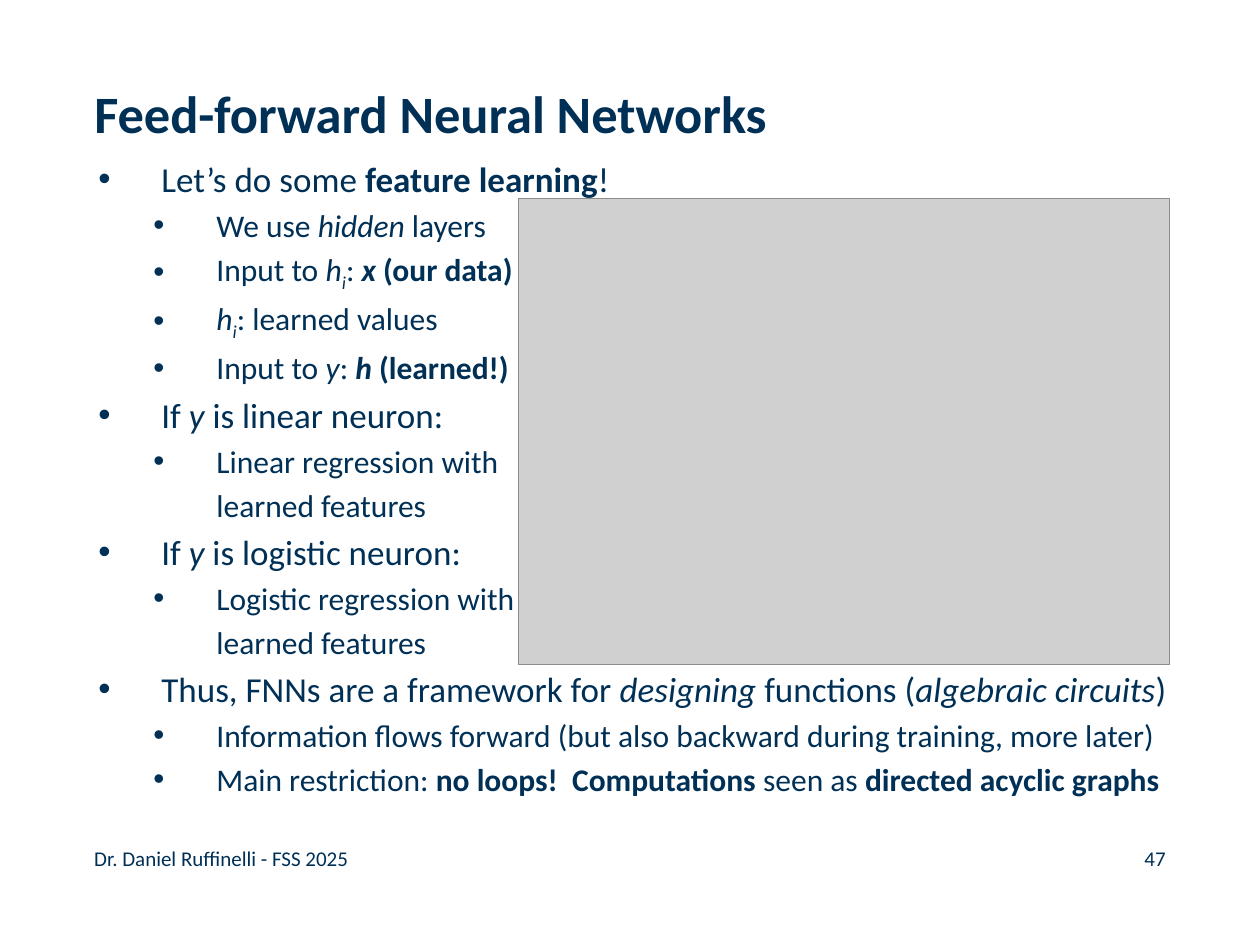
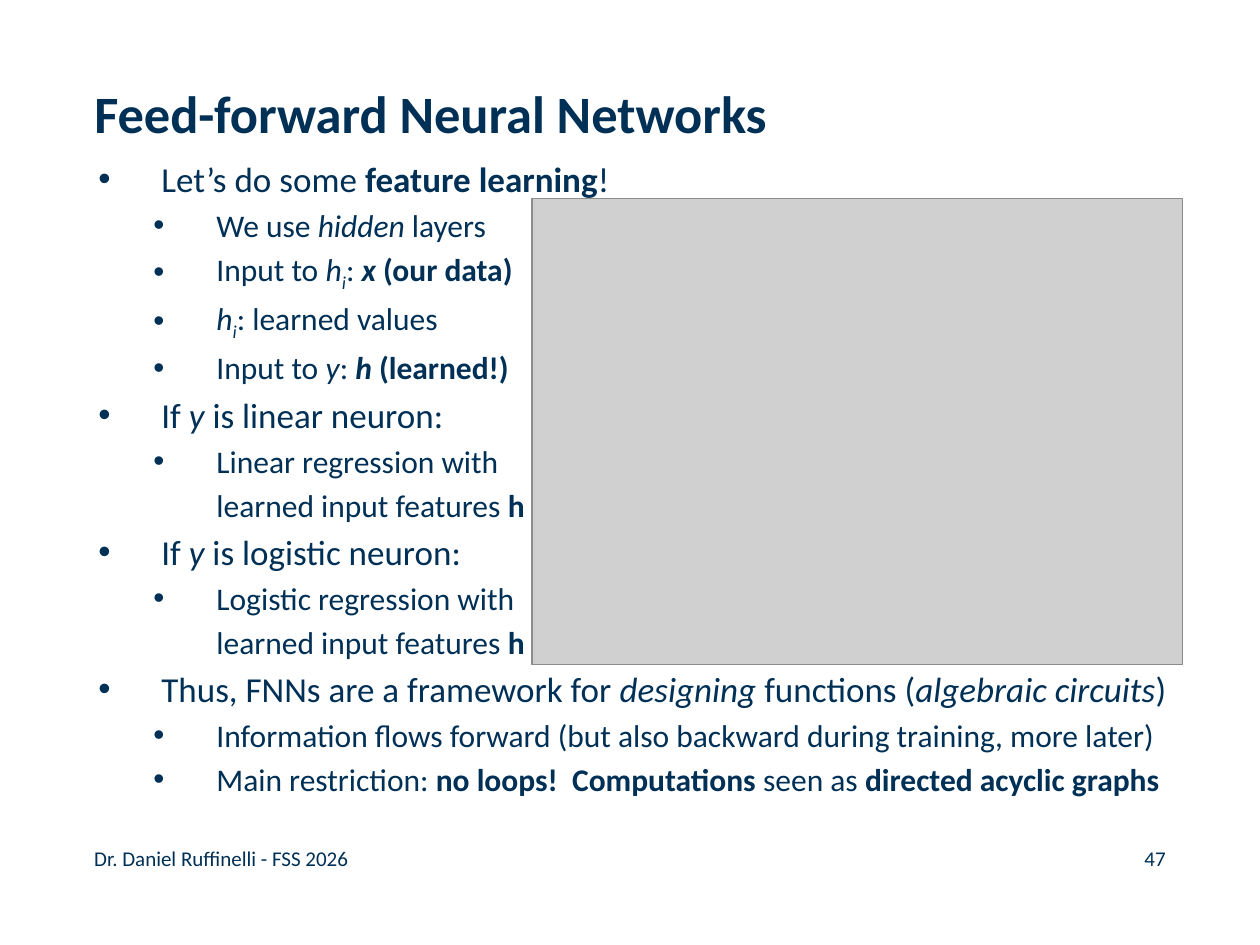
Before and after one commit to rufex2001/teaching_llms, a slide deck: slide 47 of lectures/02_ml_dl_word_embeddings/02_ml_dl_word_embeddings.pptx. Drawn at 1260x945 pixels with LibreOffice and Linux fonts; fonts in the diff are those of the drawing; grey boxes stand for pictures; background and template pictures are left out. Boxes give left, top, right and bottom in pixels: in the first picture for what was removed or moved away, otherwise in the second. Text is boxed around its words. In the diff, an @@ line names an element or a change of style, - is before the commit and + after.

```diff
--- a/lectures/02_ml_dl_word_embeddings/02_ml_dl_word_embeddings.pptx
+++ b/lectures/02_ml_dl_word_embeddings/02_ml_dl_word_embeddings.pptx
@@ picture: place and size @@
-picture at [519,199,1169,665]
+picture at [532,199,1182,665]
@@ text at [216,495,525,522]: text changed @@
-learned features
+learned input features h
@@ text at [216,632,525,659]: text changed @@
-learned features
+learned input features h
@@ text at [94,851,347,866]: text changed @@
-Dr. Daniel Ruffinelli - FSS 2025
+Dr. Daniel Ruffinelli - FSS 2026
```
Also in this commit, not shown: 82 other slides changed, 1 other file.
